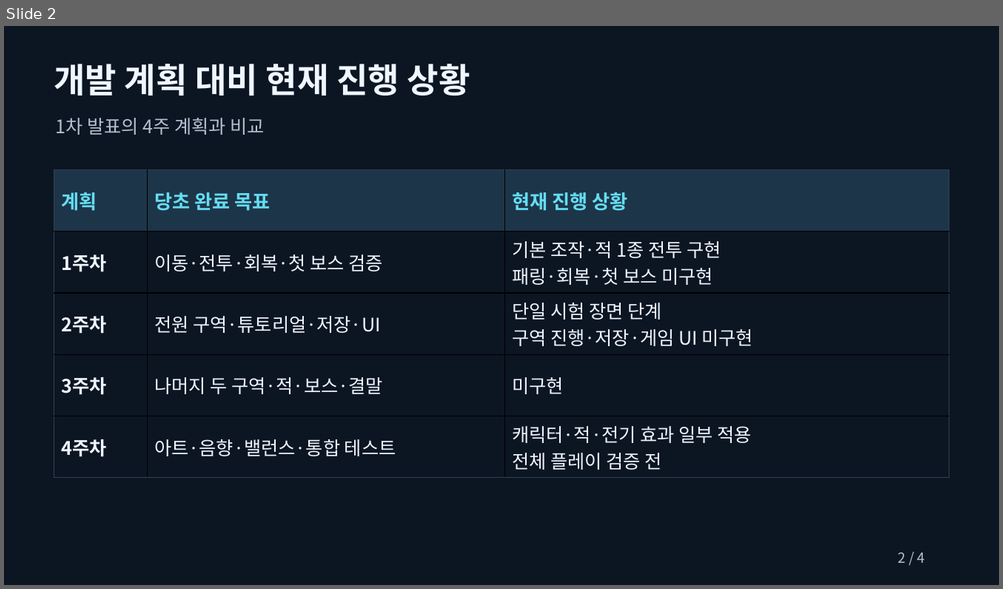
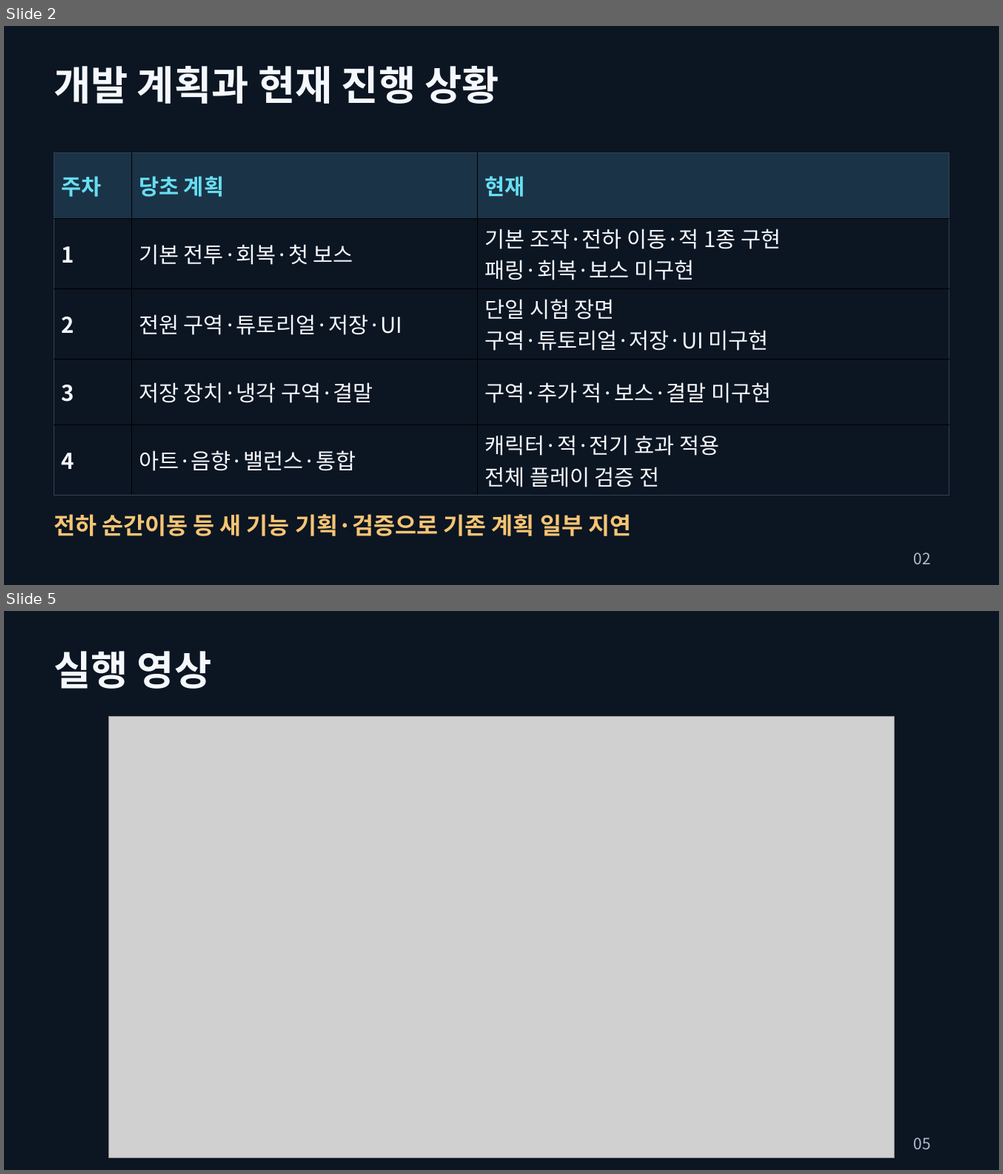
Before and after one commit to snooy-dev/circuit-warden, a slide deck: Circuit_Warden_Phase2_Presentation.pptx. Shown one above the other, each under a label of ours: slide 2 before the commit, slides 2 and 5 after it; the slides between them are not shown. The pictures are 1003x589 and 1003x1174 pixels, drawn with LibreOffice and Linux fonts; fonts in the diff are those of the drawing; grey boxes stand for pictures. Boxes give left, top, right and bottom in pixels: in the first picture for what was removed or moved away, otherwise in the second. Text is boxed around its words. In the diff, an @@ line names an element or a change of style, - is before the commit and + after.

Commit message:
docs(presentation): 프리텐다드 적용과 발표 구성 개선
가독성 개선 요청에 따라 5장으로 분리하고 글자와 게임 화면을 확대했다. 캐릭터 변경을 이미지로 비교하며 새 기능 기획·검증에 따른 일정 지연 사유도 반영했다.

최종 5장 시각 확인과 PPTX 구조·배치·프리텐다드 지정 검사를 통과했다. 삽입 영상 해시 보존을 확인했다. PowerPoint 발표 모드 재생과 실제 낭독 시간은 미검사다.

```diff
--- a/Circuit_Warden_Phase2_Presentation.pptx
+++ b/Circuit_Warden_Phase2_Presentation.pptx
@@ slide 5 added at [4, 611, 999, 1170], background #0C1522 @@
@@ text added at [54, 651, 211, 689], 39 pt, text #F4F8FC, bold @@
+실행 영상
@@ picture added at [109, 717, 894, 1159] @@
@@ text added at [913, 1138, 930, 1150], 15 pt, text #AFBCCC @@
+05
@@ slide 2 changed as well @@
@@ text at [54, 66, 499, 104]: text changed; size 33 to 39 pt; text colour #EFF6FF to #F4F8FC @@
-개발 계획 대비 현재 진행 상황
+개발 계획과 현재 진행 상황
@@ text removed at [55, 118, 264, 135] @@
-1차 발표의 4주 계획과 비교
@@ table at [54, 153, 949, 491] @@
-row 1: 계획 | 당초 완료 목표 | 현재 진행 상황
+row 1: 주차 | 당초 계획 | 현재
-row 2: 1주차 | 이동·전투·회복·첫 보스 검증 | 기본 조작·적 1종 전투 구현 / 패링·회복·첫 보스 미구현
+row 2: 1 | 기본 전투·회복·첫 보스 | 기본 조작·전하 이동·적 1종 구현 / 패링·회복·보스 미구현
-row 3, column 1: 2주차
+row 3, column 1: 2
-row 3, column 3: 단일 시험 장면 단계 / 구역 진행·저장·게임 UI 미구현
+row 3, column 3: 단일 시험 장면 / 구역·튜토리얼·저장·UI 미구현
-row 4: 3주차 | 나머지 두 구역·적·보스·결말 | 미구현
+row 4: 3 | 저장 장치·냉각 구역·결말 | 구역·추가 적·보스·결말 미구현
-row 5: 4주차 | 아트·음향·밸런스·통합 테스트 | 캐릭터·적·전기 효과 일부 적용 / 전체 플레이 검증 전
+row 5: 4 | 아트·음향·밸런스·통합 | 캐릭터·적·전기 효과 적용 / 전체 플레이 검증 전
@@ fill #1D3549 to #1B3347 in row 1 @@
@@ size 18 to 21 pt, text colour #EFF6FF to #F4F8FC in "전원 구역·튜토리얼·저장·UI" @@
@@ borders changed @@
@@ table: place and size @@
-table at [54, 170, 949, 479]
+table at [54, 153, 949, 491]
@@ text added at [54, 514, 631, 537], 22.5 pt, text #F5C574, bold @@
+전하 순간이동 등 새 기능 기획·검증으로 기존 계획 일부 지연
@@ text at [913, 553, 930, 565]: text changed; size 13.5 to 15 pt; text colour #B2C1D2 to #AFBCCC @@
-2 / 4
+02
```
Also in this commit, not shown: 2 other slides changed, 1 other slide added, 1 slide removed, 1 other file.
